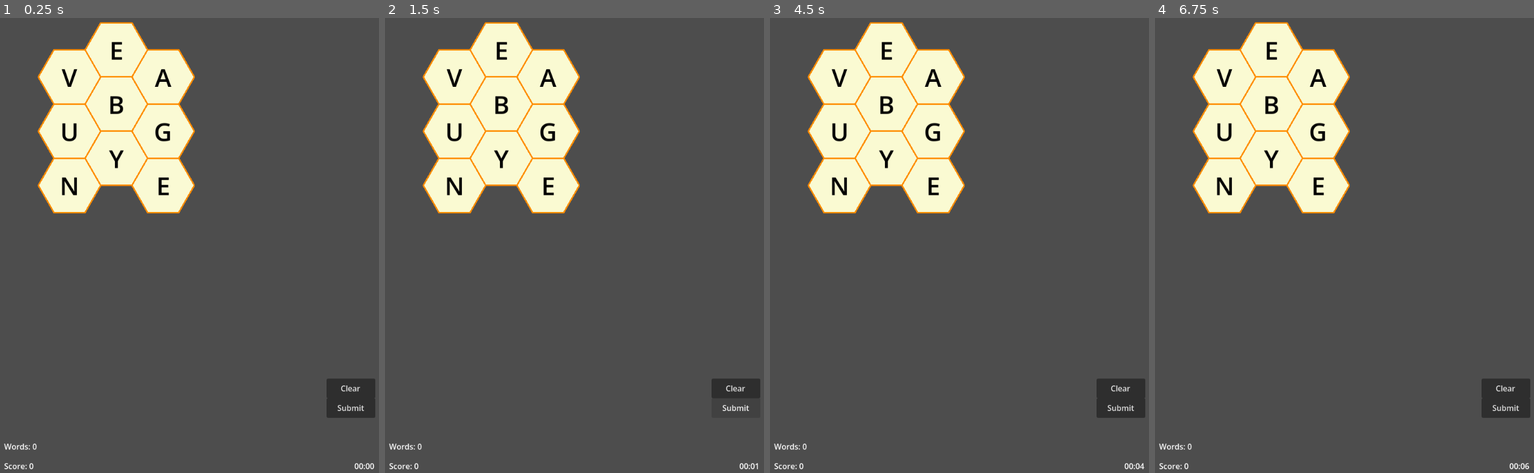
Above: before the commit, frames 1-4 (left to right).
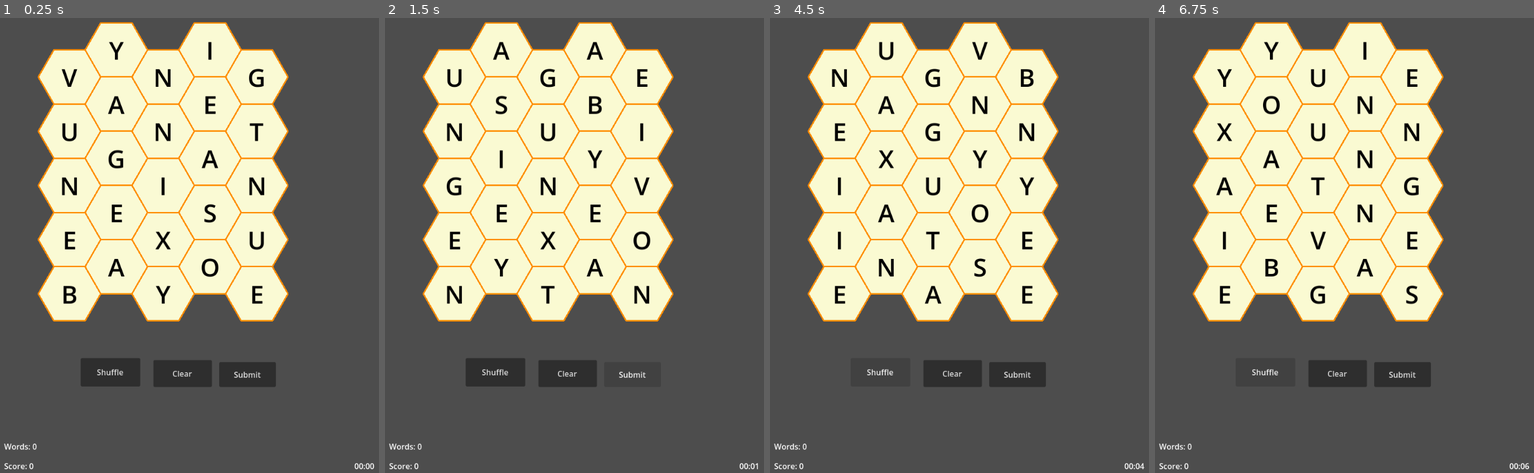
Above: after the commit, the same moments.

Repository: opensourceame/wb
Game: Godot game, scene res://scenes/Main.tscn
The game is run twice, just before and just after one commit, with the same random seed, the same clock (stepped at 60 frames per second) and the same inputs.
Inputs (mouse positions are in pixels of both pictures, inside the frame that each line leads up to):
- Up to frame 1 (0.25 s): no input
- Up to frame 2 (1.5 s): click (494, 372) at 0.5 s, where only the run after the commit has a clickable "Shuffle"; click "Submit" at 1.25 s
- Up to frame 3 (4.5 s): click "Clear" at 2 s; click "Submit" at 2.75 s; click "Clear" at 3.5 s; click (879, 372) at 4.25 s, where only the run after the commit has a clickable "Shuffle"
- Up to frame 4 (6.75 s): click "Submit" at 5 s; click "Clear" at 5.75 s; click (1264, 372) at 6.5 s, where only the run after the commit has a clickable "Shuffle"

The runs differ from the first frame. In frame 1, 28% of the frame differs, in the area x 9-100%, y 0-88%; in frame 2, 27%; in frame 3, 27%; in frame 4, 27%.

Commit message:
tile shuffling

Diff:
--- a/scenes/Main.tscn
+++ b/scenes/Main.tscn
@@ -20,8 +20,8 @@
 
 [node name="GridManager" parent="." unique_id=895251005 instance=ExtResource("2_rarhs")]
 position = Vector2(62, 164)
-grid_width = 3
-grid_height = 3
+grid_width = 5
+grid_height = 5
 hex_size = 64.0
 
 [node name="Tiles" type="CanvasLayer" parent="GridManager" unique_id=305873846]
@@ -107,13 +107,27 @@
 anchor_top = 1.0
 anchor_right = 0.5
 anchor_bottom = 1.0
-offset_left = 281.0
-offset_top = -199.0
-offset_right = 381.0
-offset_bottom = -159.0
+offset_left = 61.0
+offset_top = -273.0
+offset_right = 177.0
+offset_bottom = -222.0
 grow_horizontal = 2
 grow_vertical = 0
 text = "Submit"
+
+[node name="ShuffleButton" type="Button" parent="UI" unique_id=1220611953]
+anchors_preset = 7
+anchor_left = 0.5
+anchor_top = 1.0
+anchor_right = 0.5
+anchor_bottom = 1.0
+offset_left = -223.0
+offset_top = -281.0
+offset_right = -101.0
+offset_bottom = -223.0
+grow_horizontal = 2
+grow_vertical = 0
+text = "Shuffle"
 
 [node name="ClearButton" type="Button" parent="UI" unique_id=1220611952]
 anchors_preset = 7
@@ -121,10 +135,10 @@
 anchor_top = 1.0
 anchor_right = 0.5
 anchor_bottom = 1.0
-offset_left = 281.0
-offset_top = -239.0
-offset_right = 381.0
-offset_bottom = -199.0
+offset_left = -74.0
+offset_top = -277.0
+offset_right = 46.0
+offset_bottom = -222.0
 grow_horizontal = 2
 grow_vertical = 0
 text = "Clear"
--- a/scripts/GridManager.gd
+++ b/scripts/GridManager.gd
@@ -56,6 +56,28 @@
 	print("GRID: created grid")
 	print_grid()
 
+
+func shuffle_tiles():
+	# Collect all letters from current tiles
+	var all_letters = []
+	for q in range(grid_width):
+		for r in range(grid_height):
+			all_letters.append(columns[q][r].letter)
+
+	# Shuffle the letters array
+	all_letters.shuffle()
+
+	# Reassign shuffled letters to tiles
+	var letter_index = 0
+	for q in range(grid_width):
+		for r in range(grid_height):
+			columns[q][r].set_letter(all_letters[letter_index])
+			letter_index += 1
+
+	# Clear any current selection
+	clear_selection()
+
+	print("Tiles shuffled!")
 
 func print_grid():
 	var t = ""
--- a/scripts/UIManager.gd
+++ b/scripts/UIManager.gd
@@ -5,6 +5,7 @@
 @onready var score_label: Label = $"../UI/Score"
 @onready var time_label: Label = $"../UI/TimeDisplay"
 @onready var submit_button: Button = $"../UI/SubmitButton"
+@onready var shuffle_button: Button = $"../UI/ShuffleButton"
 @onready var clear_button: Button = $"../UI/ClearButton"
 @onready var words_found_label: Label = $"../UI/WordsFound"
 
@@ -17,6 +18,8 @@
 
 	if submit_button:
 		submit_button.pressed.connect(_on_submit_pressed)
+	if shuffle_button:
+		shuffle_button.pressed.connect(_on_shuffle_pressed)
 	if clear_button:
 		clear_button.pressed.connect(_on_clear_pressed)
 
@@ -27,6 +30,9 @@
 
 func _on_submit_pressed():
 	grid_manager.submit_word()
+
+func _on_shuffle_pressed():
+	grid_manager.shuffle_tiles()
 
 func _on_clear_pressed():
 	grid_manager.clear_selection()
